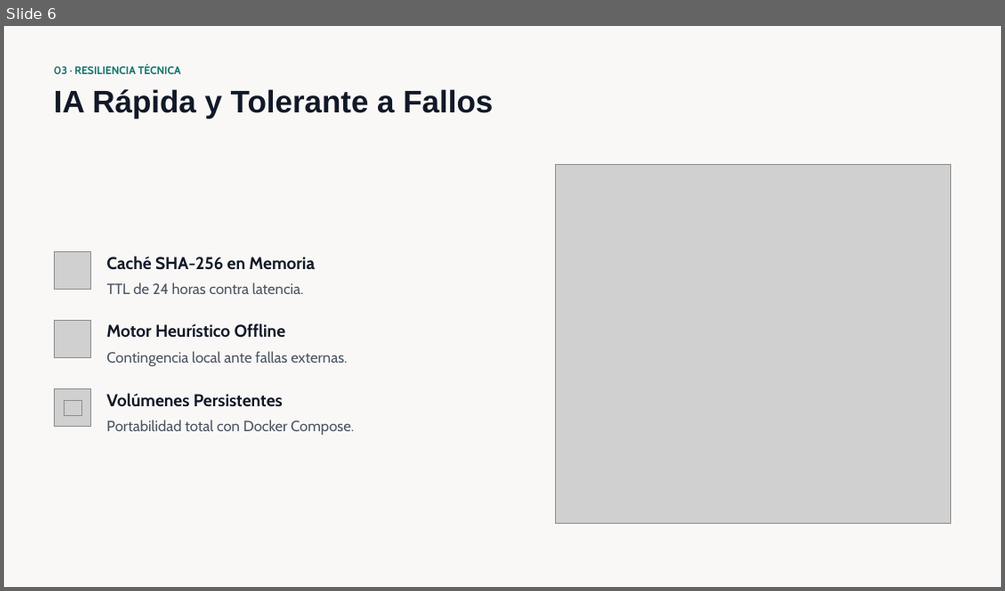
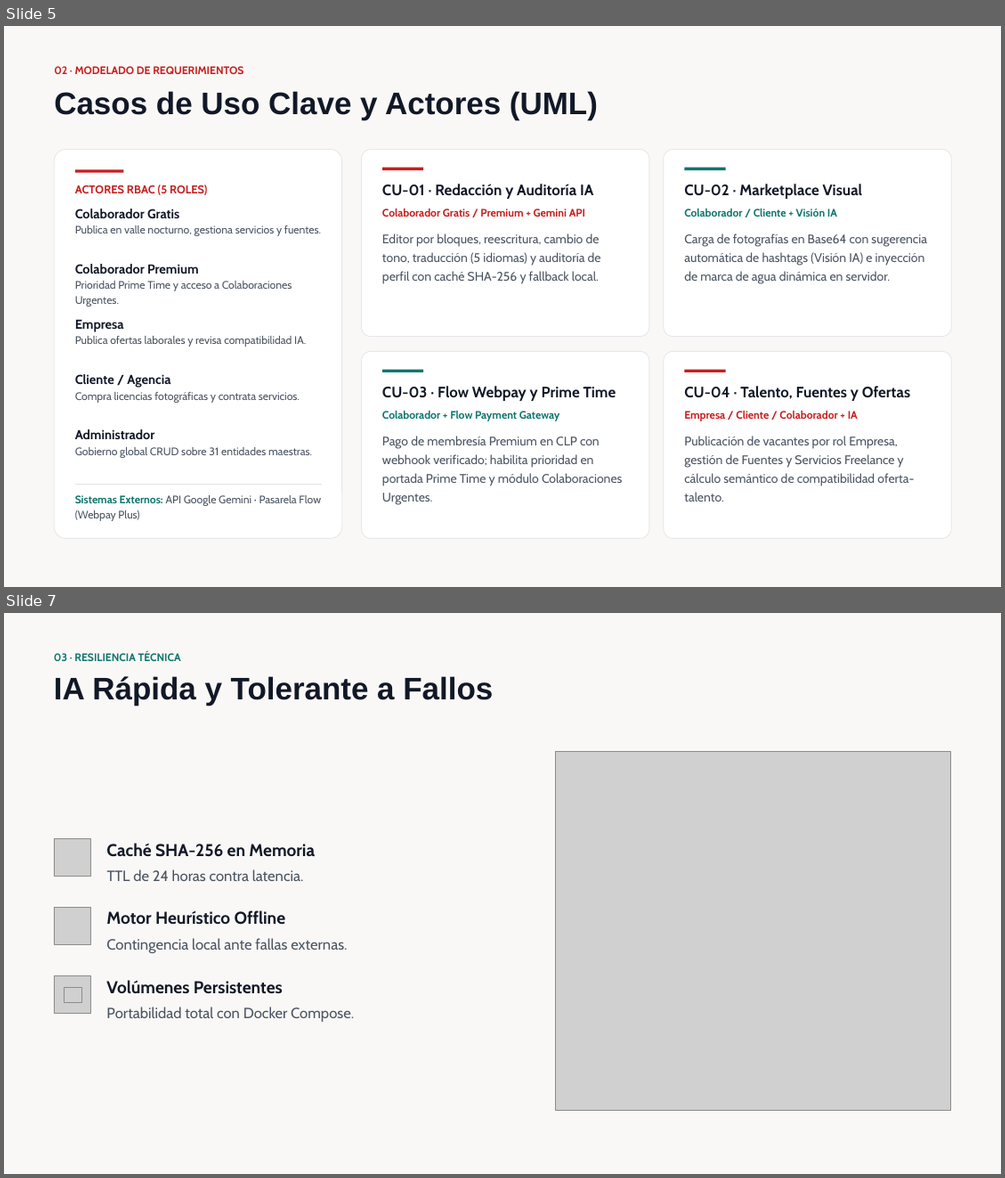
Before and after one commit to Benjamin-Duoc/CAPSTONEV2, a slide deck: Fase 3/Presentacion fase 3.pptx. Shown one above the other, each under a label of ours: slide 6 before the commit, slides 5 and 7 after it; the slides between them are not shown. The pictures are 1005x591 and 1005x1178 pixels, drawn with LibreOffice and Linux fonts; fonts in the diff are those of the drawing; grey boxes stand for pictures; background and template pictures are left out. Boxes give left, top, right and bottom in pixels: in the first picture for what was removed or moved away, otherwise in the second. Text is boxed around its words. In the diff, an @@ line names an element or a change of style, - is before the commit and + after.

Commit message:
feat(fase-3): actualizar informe final, ppt y control de roles en registro/admin

```diff
--- a/Fase 3/Presentacion fase 3.pptx
+++ b/Fase 3/Presentacion fase 3.pptx
@@ slide 5 added at box(4, 26, 1001, 587), background #F9F8F6 @@
@@ text added at box(54, 66, 243, 74), 10.5 pt, text #C81E1E, bold @@
+02 · MODELADO DE REQUERIMIENTOS
@@ text added at box(54, 91, 598, 120), 30 pt, text #111827, bold @@
+Casos de Uso Clave y Actores (UML)
@@ rounded rectangle added at box(54, 150, 342, 539), fill #FFFFFF, outline #E5E7EB 0.75 pt @@
@@ rounded rectangle added at box(362, 150, 649, 337), fill #FFFFFF, outline #E5E7EB 0.75 pt @@
@@ rounded rectangle added at box(663, 150, 952, 337), fill #FFFFFF, outline #E5E7EB 0.75 pt @@
@@ rectangle added at box(75, 169, 123, 173), fill #C81E1E @@
@@ text added at box(75, 184, 207, 195), 11 pt, text #C81E1E, bold @@
+ACTORES RBAC (5 ROLES)
@@ rectangle added at box(382, 168, 423, 170), fill #C81E1E @@
@@ text added at box(382, 184, 593, 199), 14.5 pt, text #111827, bold @@
+CU-01 · Redacción y Auditoría IA
@@ text added at box(684, 184, 863, 199), 14.5 pt, text #111827, bold @@
+CU-02 · Marketplace Visual
@@ rectangle added at box(685, 168, 726, 170), fill #0F766E @@
@@ text added at box(75, 208, 321, 236), 10.5 pt, text #4B5563 @@
+Colaborador Gratis
+Publica en valle nocturno, gestiona servicios y fuentes.
@@ text added at box(382, 208, 585, 216), 10.5 pt, text #C81E1E, bold @@
+Colaborador Gratis / Premium + Gemini API
@@ text added at box(684, 208, 837, 216), 10.5 pt, text #0F766E, bold @@
+Colaborador / Cliente + Visión IA
@@ text added at box(382, 233, 601, 284), 12 pt, text #4B5563 @@
+Editor por bloques, reescritura, cambio de tono, traducción (5 idiomas) y auditoría de perfil con caché SHA-256 y fallback local.
@@ text added at box(684, 233, 927, 284), 12 pt, text #4B5563 @@
+Carga de fotografías en Base64 con sugerencia automática de hashtags (Visión IA) e inyección de marca de agua dinámica en servidor.
@@ text added at box(75, 264, 292, 306), 10.5 pt, text #4B5563 @@
+Colaborador Premium
+Prioridad Prime Time y acceso a Colaboraciones Urgentes.
@@ text added at box(75, 319, 306, 346), 10.5 pt, text #4B5563 @@
+Empresa
+Publica ofertas laborales y revisa compatibilidad IA.
@@ rounded rectangle added at box(362, 351, 649, 539), fill #FFFFFF, outline #E5E7EB 0.75 pt @@
@@ rectangle added at box(382, 370, 423, 372), fill #0F766E @@
@@ rounded rectangle added at box(663, 351, 952, 539), fill #FFFFFF, outline #E5E7EB 0.75 pt @@
@@ rectangle added at box(685, 370, 726, 372), fill #C81E1E @@
@@ text added at box(75, 374, 299, 402), 10.5 pt, text #4B5563 @@
+Cliente / Agencia
+Compra licencias fotográficas y contrata servicios.
@@ text added at box(382, 386, 616, 401), 14.5 pt, text #111827, bold @@
+CU-03 · Flow Webpay y Prime Time
@@ text added at box(684, 386, 910, 401), 14.5 pt, text #111827, bold @@
+CU-04 · Talento, Fuentes y Ofertas
@@ text added at box(382, 410, 560, 421), 10.5 pt, text #0F766E, bold @@
+Colaborador + Flow Payment Gateway
@@ text added at box(684, 410, 858, 421), 10.5 pt, text #C81E1E, bold @@
+Empresa / Cliente / Colaborador + IA
@@ text added at box(75, 429, 312, 458), 10.5 pt, text #4B5563 @@
+Administrador
+Gobierno global CRUD sobre 31 entidades maestras.
@@ text added at box(382, 435, 622, 505), 12 pt, text #4B5563 @@
+Pago de membresía Premium en CLP con webhook verificado; habilita prioridad en portada Prime Time y módulo Colaboraciones Urgentes.
@@ text added at box(684, 435, 914, 501), 12 pt, text #4B5563 @@
+Publicación de vacantes por rol Empresa, gestión de Fuentes y Servicios Freelance y cálculo semántico de compatibilidad oferta-talento.
@@ rectangle added at box(75, 483, 322, 484), fill #E5E7EB @@
@@ text added at box(75, 495, 321, 521), 10.5 pt, text #4B5563 @@
+Sistemas Externos: API Google Gemini · Pasarela Flow (Webpay Plus)
@@ what was slide 6 is now slide 7 @@
```
Also in this commit, not shown: 7 slides changed, 1 other slide added, 8 other files.
